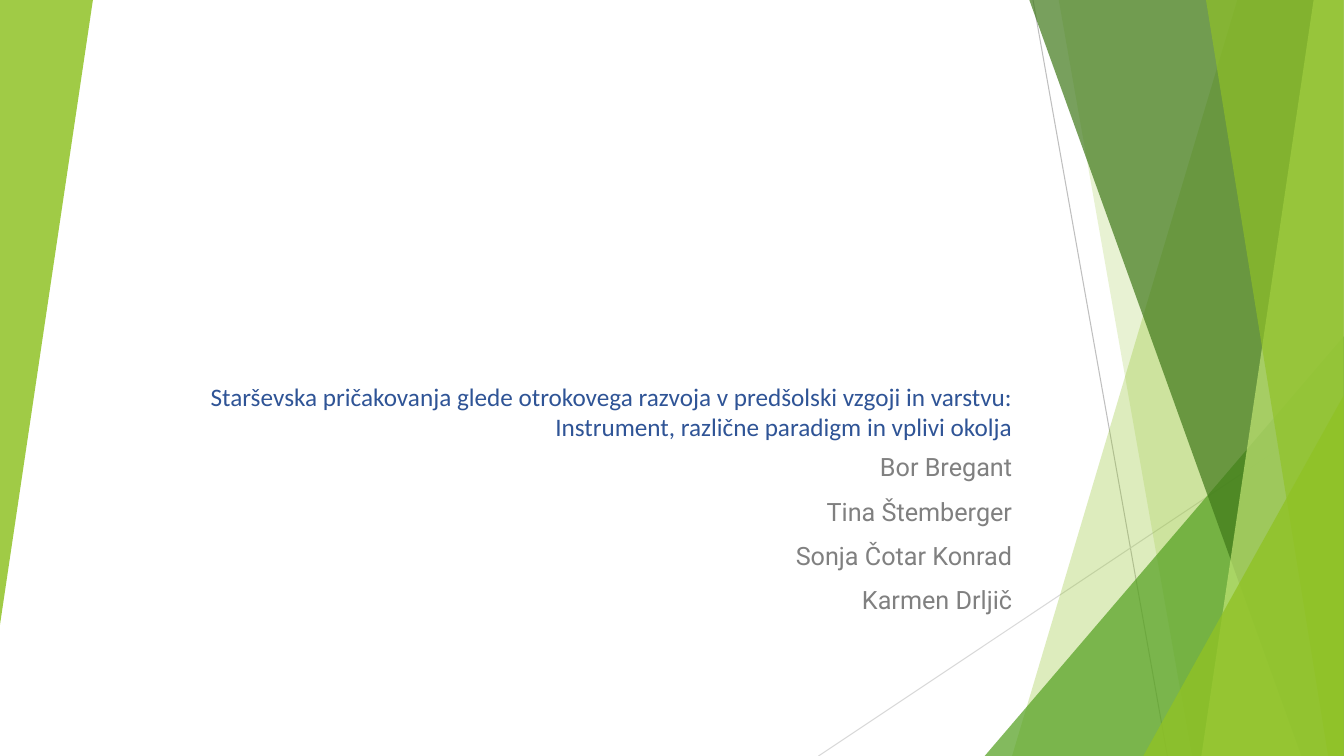
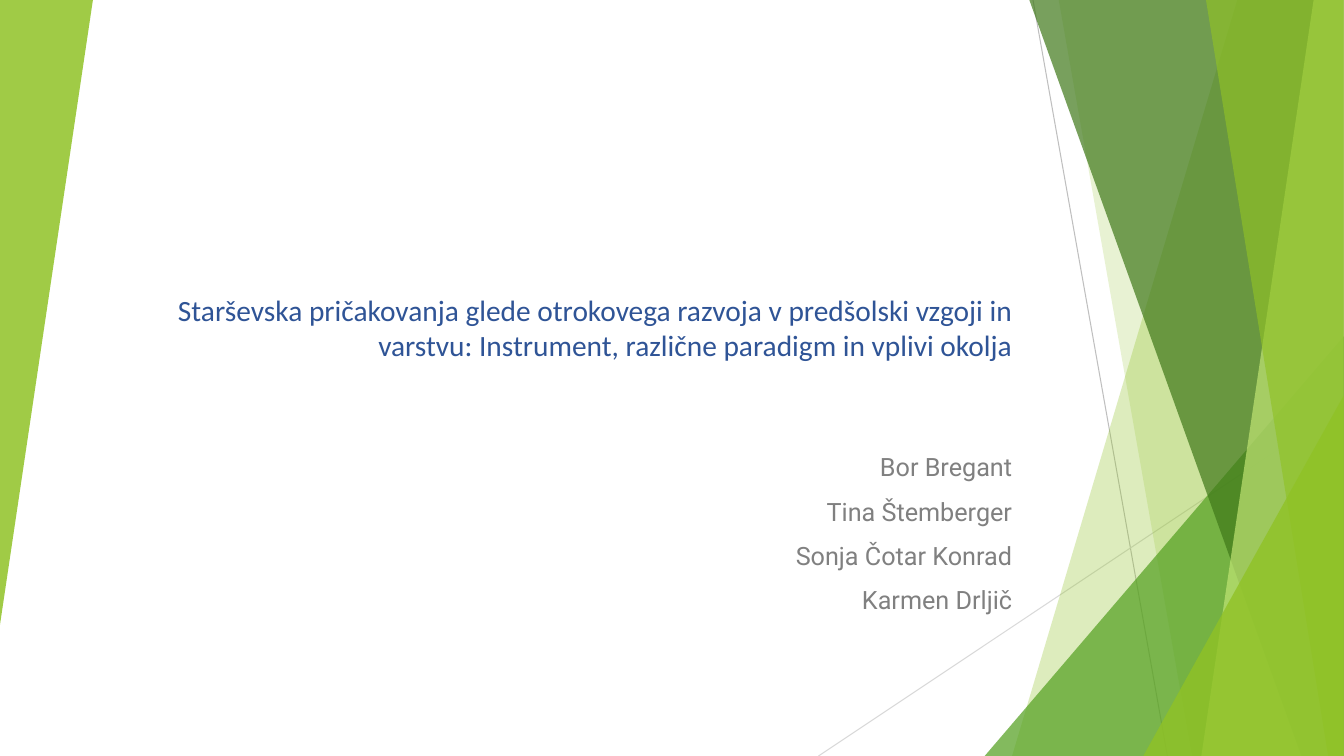
Before and after one commit to borbregant/Doktorat_all, a slide deck: slide 1 of stemberger/predstavitev.pptx. Drawn at 1344x756 pixels with LibreOffice and Linux fonts; fonts in the diff are those of the drawing. Boxes give left, top, right and bottom in pixels: in the first picture for what was removed or moved away, otherwise in the second. Text is boxed around its words. In the diff, an @@ line names an element or a change of style, - is before the commit and + after.

```diff
--- a/stemberger/predstavitev.pptx
+++ b/stemberger/predstavitev.pptx
@@ title "Starševska pričakovanja glede otrokovega razvoja ...": place and size @@
-title "Starševska pričakovanja glede otrokovega razvoja ..." at bbox=[211, 388, 1012, 441]
+title "Starševska pričakovanja glede otrokovega razvoja ..." at bbox=[178, 300, 1012, 361]
@@ title "Starševska pričakovanja glede otrokovega razvoja ..." at bbox=[178, 300, 1012, 361]: size 18 to 21 pt @@
```
Also in this commit, not shown: 6 other slides changed, 15 slides added, 4 slides removed, 32 other files.
